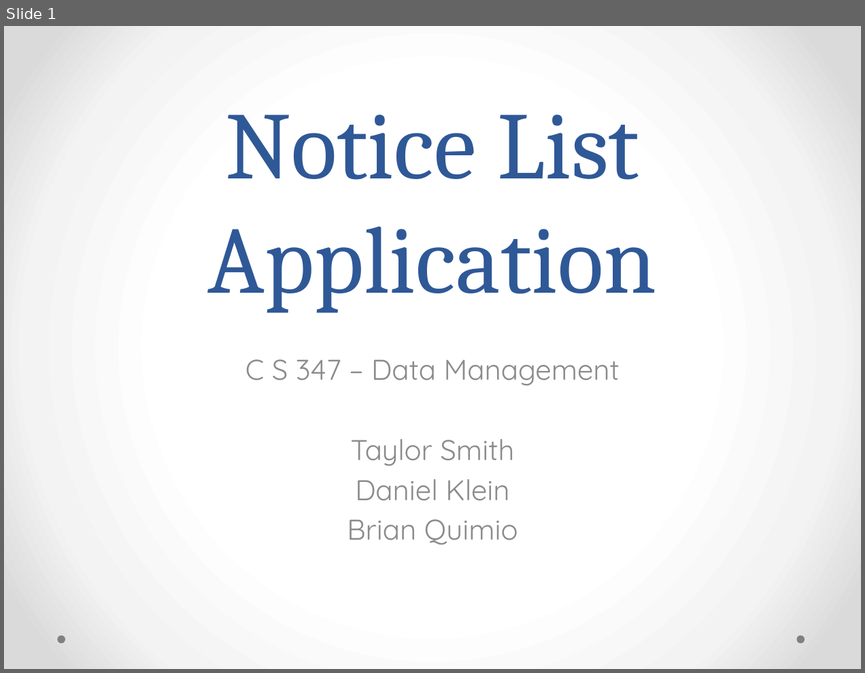
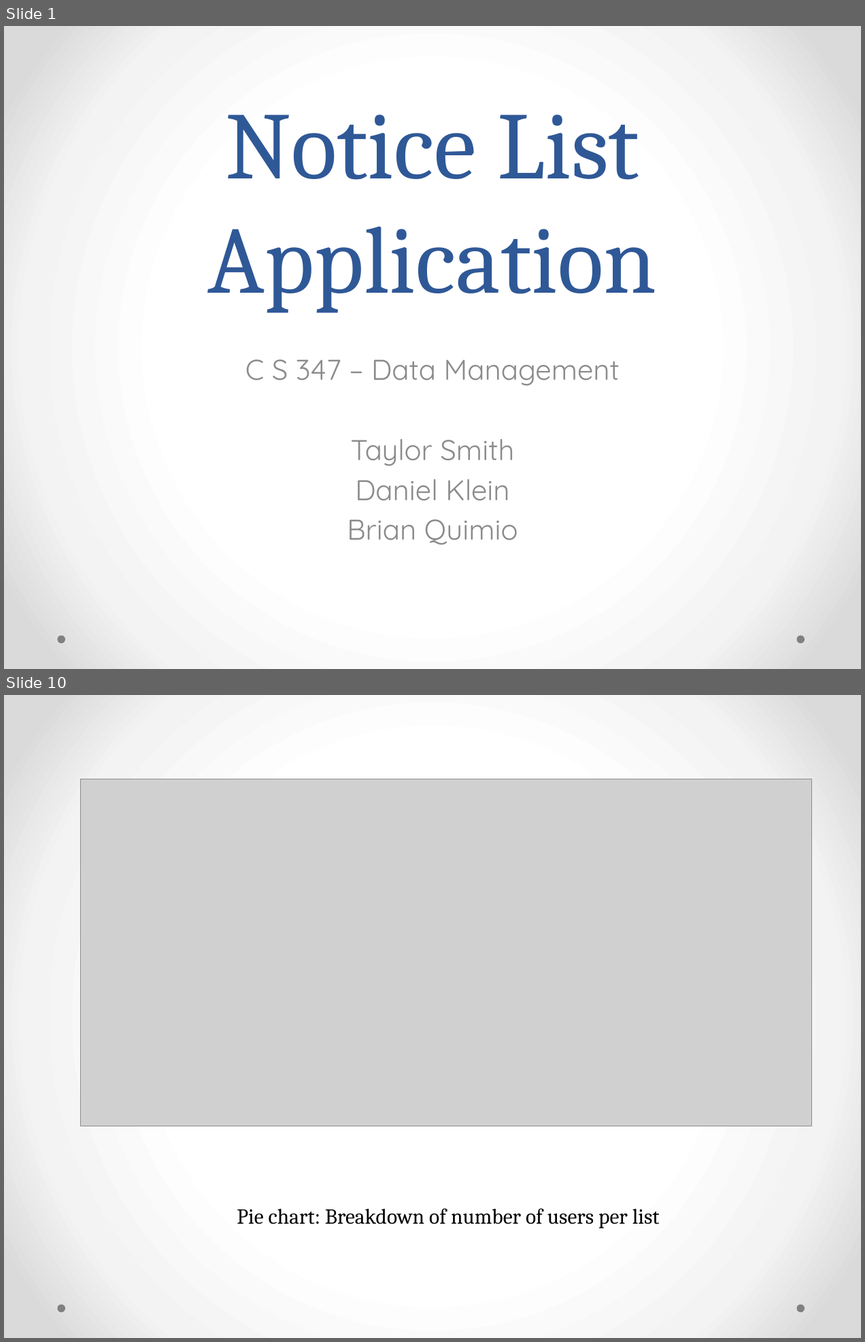
Before and after one commit to mpanoratra/cs347_final_project, a slide deck: FinalPresentation.pptx. Shown one above the other, each under a label of ours: slide 1 before the commit, slides 1 and 10 after it; the slides between them are not shown. The pictures are 865x673 and 865x1342 pixels, drawn with LibreOffice and Linux fonts; fonts in the diff are those of the drawing; grey boxes stand for pictures. Boxes give left, top, right and bottom in pixels: in the first picture for what was removed or moved away, otherwise in the second. Text is boxed around its words. In the diff, an @@ line names an element or a change of style, - is before the commit and + after.

Commit message:
presentation w/ screenshots

```diff
--- a/FinalPresentation.pptx
+++ b/FinalPresentation.pptx
@@ slide 10 added at (4, 695, 861, 1338), background gradient #FFFFFF to #F4F4F4 to #DADADA; not listed: 2 template elements that a slide beside it also shows @@
@@ picture added at (80, 779, 811, 1126) @@
@@ text added at (237, 1208, 660, 1228), 18 pt, text #000000 @@
+Pie chart: Breakdown of number of users per list
```
Also in this commit, not shown: 1 slide changed, 6 other slides added, 1 slide removed.
